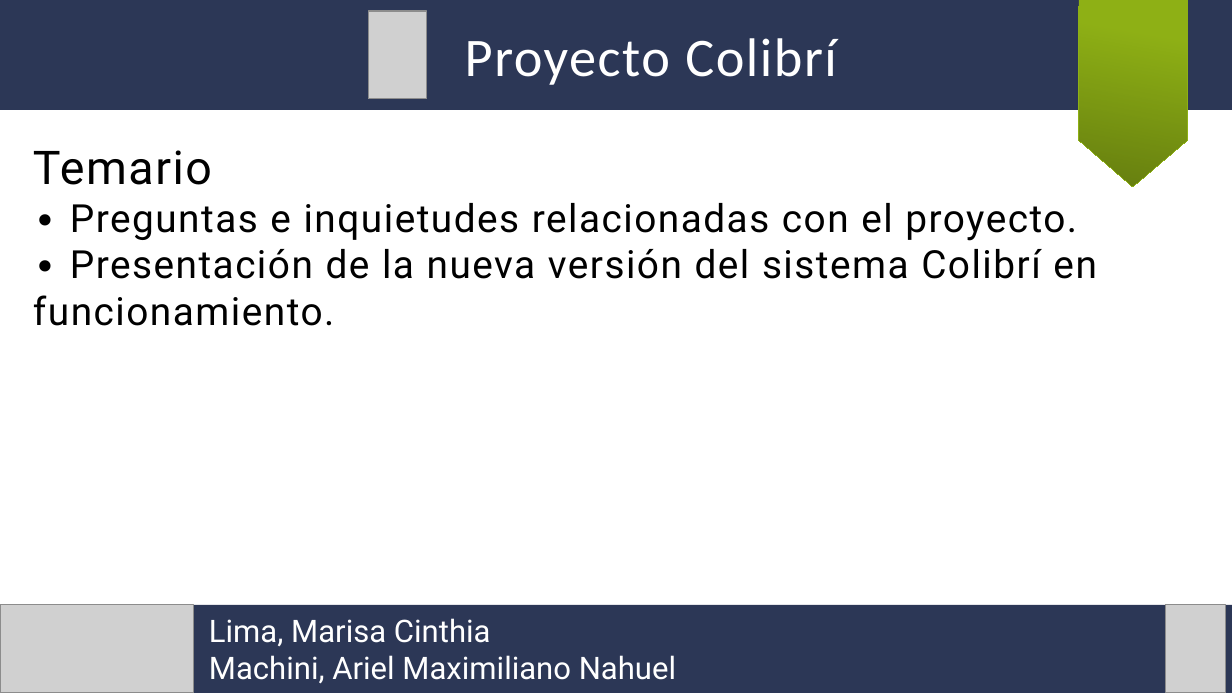
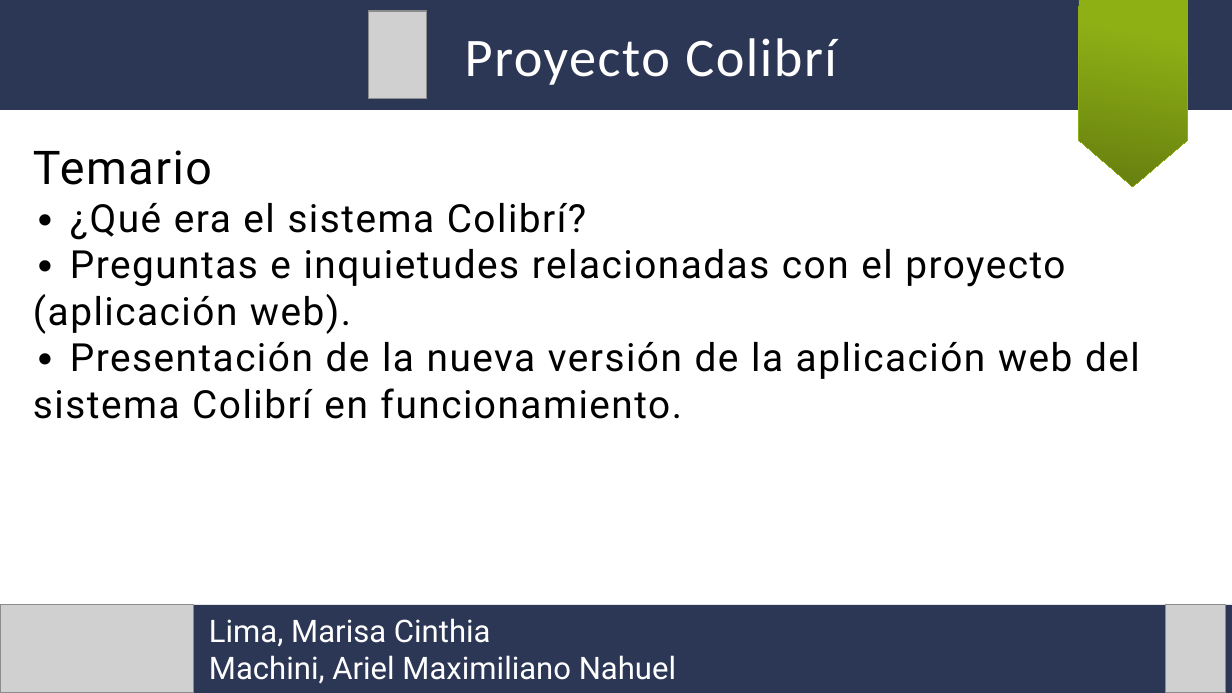
Before and after one commit to arielmachini/Caciar, a slide deck: slide 2 of Archivo/Presentaciones/Presentación 21-06-2019.odp. Drawn at 1232x693 pixels with LibreOffice and Linux fonts; fonts in the diff are those of the drawing; grey boxes stand for pictures. Boxes give left, top, right and bottom in pixels: in the first picture for what was removed or moved away, otherwise in the second. Text is boxed around its words. In the diff, an @@ line names an element or a change of style, - is before the commit and + after.

```diff
--- a/Archivo/Presentaciones/Presentación 21-06-2019.odp
+++ b/Archivo/Presentaciones/Presentación 21-06-2019.odp
@@ text at (33, 203, 1140, 419): text changed @@
-∙ Preguntas e inquietudes relacionadas con el proyecto.
-∙ Presentación de la nueva versión del sistema Colibrí en funcionamiento.
+∙ ¿Qué era el sistema Colibrí?
+∙ Preguntas e inquietudes relacionadas con el proyecto (aplicación web).
+∙ Presentación de la nueva versión de la aplicación web del sistema Colibrí en funcionamiento.
```
Also in this commit, not shown: 4 other slides changed, 1 other file.
